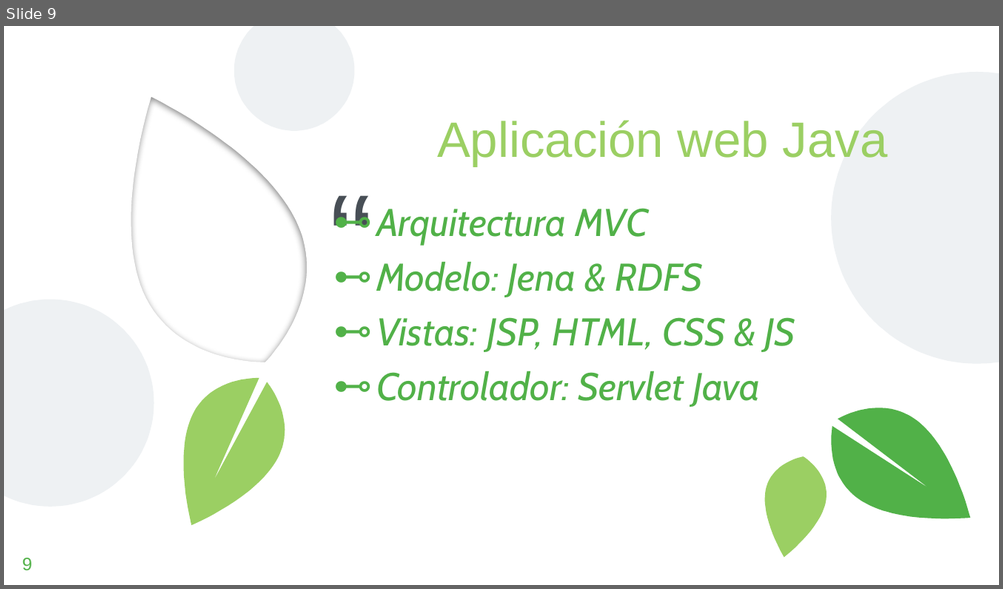
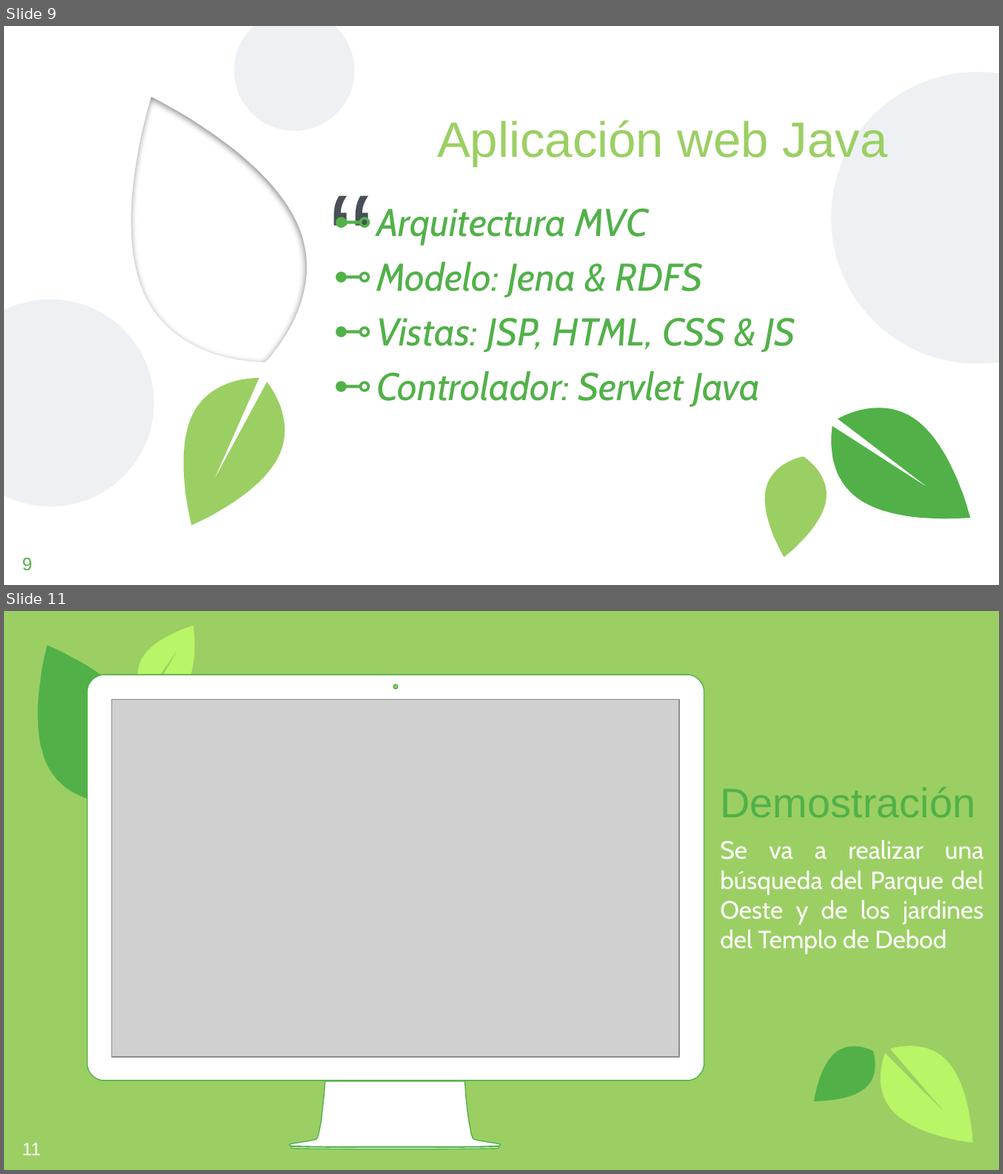
Before and after one commit to FacultadInformatica-LinkedData/Curso2019-2020, a slide deck: HandsOn/Group07/Presentación APP.pptx. Shown one above the other, each under a label of ours: slide 9 before the commit, slides 9 and 11 after it; the slides between them are not shown. The pictures are 1003x589 and 1003x1174 pixels, drawn with LibreOffice and Linux fonts; fonts in the diff are those of the drawing; grey boxes stand for pictures; background and template pictures are left out. Boxes give left, top, right and bottom in pixels: in the first picture for what was removed or moved away, otherwise in the second. Text is boxed around its words. In the diff, an @@ line names an element or a change of style, - is before the commit and + after.

```diff
--- a/HandsOn/Group07/Presentación APP.pptx
+++ b/HandsOn/Group07/Presentación APP.pptx
@@ slide 11 added at [4,611,999,1170], background #9BCF63 @@
@@ freeform shape added at [4,625,178,829], fill #51B148 @@
@@ freeform shape added at [136,626,198,701], fill #B8F567 @@
@@ freeform shape added at [88,675,704,1149], fill #FFFFFF, outline #51B148 0.75 pt @@
@@ picture added at [111,700,678,1057] @@
@@ text added at [720,787,984,954], 18 pt, text #FFFFFF @@
+Demostración
+Se va a realizar una búsqueda del Parque del Oeste y de los jardines del Templo de Debod
@@ freeform shape added at [863,1027,990,1170], fill #B8F567 @@
@@ freeform shape added at [808,1035,883,1120], fill #51B148 @@
@@ page number added at [22,1143,41,1156], 13 pt, text #FFFFFF @@
+11
```
Also in this commit, not shown: 1 slide changed, 1 other slide added, 1 slide removed, 2 other files.
